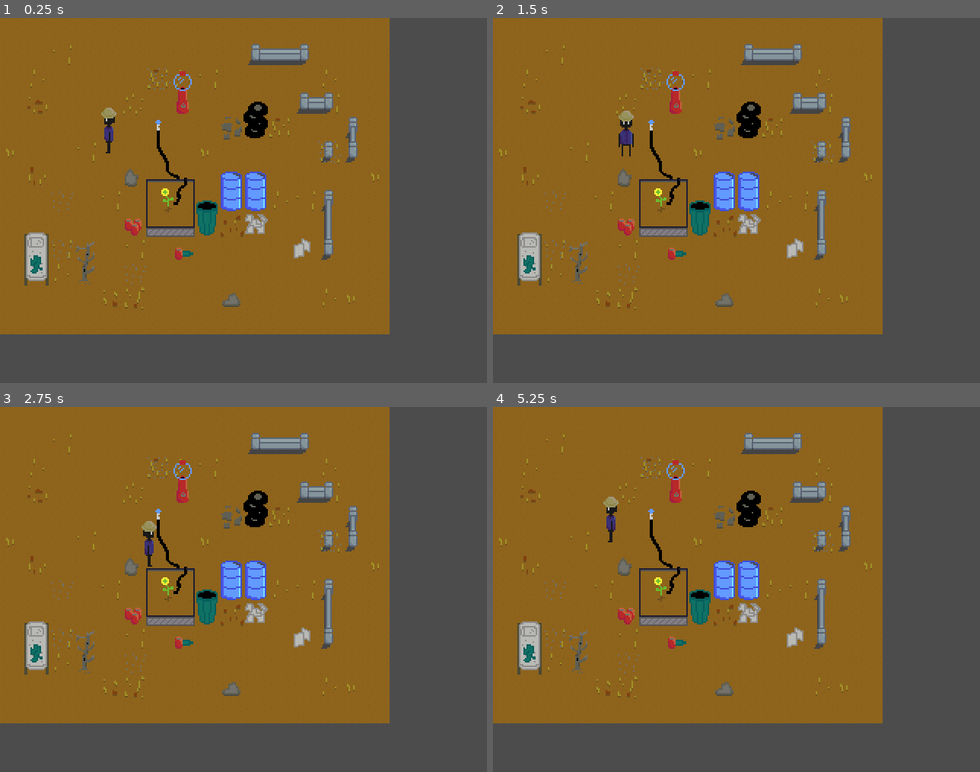
Above: before the commit, frames 1-4 (two rows, left to right).
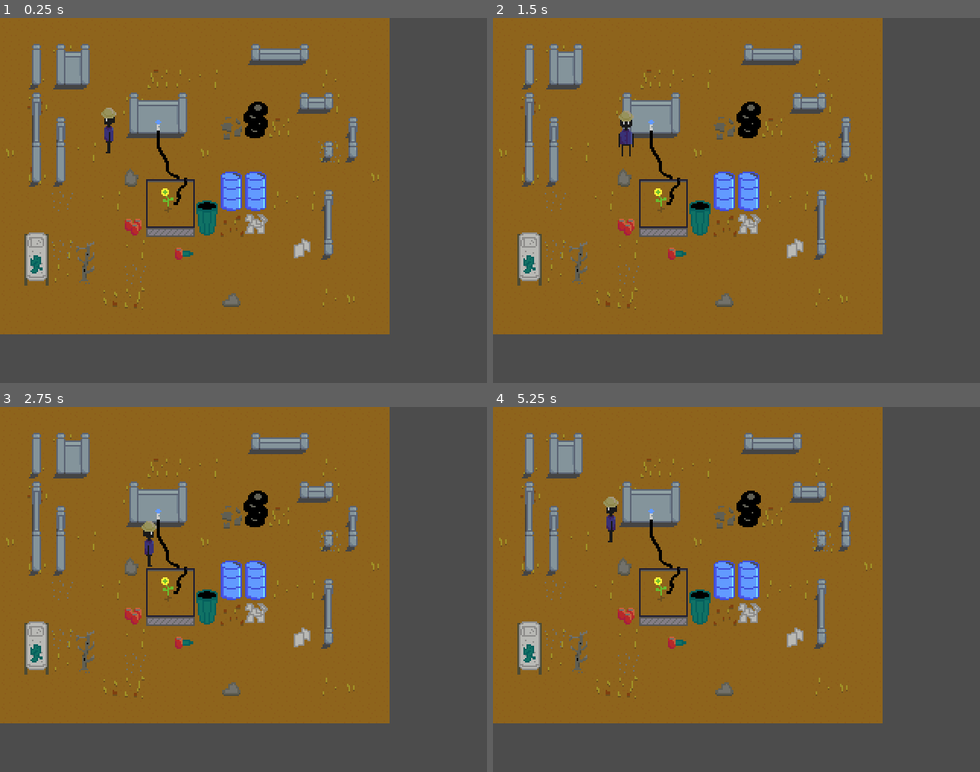
Above: after the commit, the same moments.

Repository: bassguitarbill/thrive
Game: Godot game, scene res://Level.tscn
Same seed, same stepped clock (60 frames per second), same inputs: the game is played once before the commit and once after it.
Inputs:
- Up to frame 1 (0.25 s): no input
- Up to frame 2 (1.5 s): tap Enter at 0.5 s; hold Right (ui_right) 0.53-1.28 s; hold Down (ui_down) from 1.28 s (still down)
- Up to frame 3 (2.75 s): release Down (ui_down) at 2.03 s; hold Right (ui_right) from 2.03 s (still down)
- Up to frame 4 (5.25 s): release Right (ui_right) at 2.78 s; hold Up (ui_up) 2.78-3.53 s; hold Left (ui_left) 3.53-5.03 s; hold Down (ui_down) from 5.03 s (still down)

The runs differ from the first frame. In frame 1, 3.2% of the frame differs, in the area x 5-40%, y 7-47%; in frame 2, 3.0%; in frame 3, 3.1%; in frame 4, 3.2%.

Commit message:
Hook the faucet to a wall

Diff:
--- a/Level.tscn
+++ b/Level.tscn
@@ -25,25 +25,25 @@
 0/shapes = [  ]
 0/z_index = 0
 
-[sub_resource type="ConvexPolygonShape2D" id=10]
-points = PoolVector2Array( 0, 0, 16, 0, 16, 16, 0, 16 )
-
-[sub_resource type="ConvexPolygonShape2D" id=11]
-points = PoolVector2Array( 0, 0, 16, 0, 16, 16, 0, 16 )
-
-[sub_resource type="ConvexPolygonShape2D" id=12]
-points = PoolVector2Array( 0, 0, 16, 0, 16, 16, 0, 16 )
-
-[sub_resource type="ConvexPolygonShape2D" id=13]
-points = PoolVector2Array( 0, 0, 16, 0, 16, 16, 0, 16 )
-
-[sub_resource type="ConvexPolygonShape2D" id=14]
-points = PoolVector2Array( 0, 0, 16, 0, 16, 16, 0, 16 )
-
-[sub_resource type="ConvexPolygonShape2D" id=15]
-points = PoolVector2Array( 0, 0, 16, 0, 16, 16, 0, 16 )
-
-[sub_resource type="TileSet" id=16]
+[sub_resource type="ConvexPolygonShape2D" id=2]
+points = PoolVector2Array( 0, 0, 16, 0, 16, 16, 0, 16 )
+
+[sub_resource type="ConvexPolygonShape2D" id=3]
+points = PoolVector2Array( 0, 0, 16, 0, 16, 16, 0, 16 )
+
+[sub_resource type="ConvexPolygonShape2D" id=4]
+points = PoolVector2Array( 0, 0, 16, 0, 16, 16, 0, 16 )
+
+[sub_resource type="ConvexPolygonShape2D" id=5]
+points = PoolVector2Array( 0, 0, 16, 0, 16, 16, 0, 16 )
+
+[sub_resource type="ConvexPolygonShape2D" id=6]
+points = PoolVector2Array( 0, 0, 16, 0, 16, 16, 0, 16 )
+
+[sub_resource type="ConvexPolygonShape2D" id=7]
+points = PoolVector2Array( 0, 0, 16, 0, 16, 16, 0, 16 )
+
+[sub_resource type="TileSet" id=8]
 0/name = "Flower.png 0"
 0/texture = ExtResource( 2 )
 0/tex_offset = Vector2( 0, 0 )
@@ -63,69 +63,69 @@
 "autotile_coord": Vector2( 2, 1 ),
 "one_way": false,
 "one_way_margin": 1.0,
-"shape": SubResource( 10 ),
+"shape": SubResource( 2 ),
 "shape_transform": Transform2D( 1, 0, 0, 1, 0, 0 )
 }, {
 "autotile_coord": Vector2( 2, 2 ),
 "one_way": false,
 "one_way_margin": 1.0,
-"shape": SubResource( 11 ),
+"shape": SubResource( 3 ),
 "shape_transform": Transform2D( 1, 0, 0, 1, 0, 0 )
 }, {
 "autotile_coord": Vector2( 3, 1 ),
 "one_way": false,
 "one_way_margin": 1.0,
-"shape": SubResource( 12 ),
+"shape": SubResource( 4 ),
 "shape_transform": Transform2D( 1, 0, 0, 1, 0, 0 )
 }, {
 "autotile_coord": Vector2( 3, 2 ),
 "one_way": false,
 "one_way_margin": 1.0,
-"shape": SubResource( 13 ),
+"shape": SubResource( 5 ),
 "shape_transform": Transform2D( 1, 0, 0, 1, 0, 0 )
 }, {
 "autotile_coord": Vector2( 1, 1 ),
 "one_way": false,
 "one_way_margin": 1.0,
-"shape": SubResource( 14 ),
+"shape": SubResource( 6 ),
 "shape_transform": Transform2D( 1, 0, 0, 1, 0, 0 )
 }, {
 "autotile_coord": Vector2( 0, 1 ),
 "one_way": false,
 "one_way_margin": 1.0,
-"shape": SubResource( 15 ),
+"shape": SubResource( 7 ),
 "shape_transform": Transform2D( 1, 0, 0, 1, 0, 0 )
 } ]
 0/z_index = 0
 
-[sub_resource type="ConvexPolygonShape2D" id=2]
-points = PoolVector2Array( 0, 0, 16, 0, 16, 16, 0, 16 )
-
-[sub_resource type="ConvexPolygonShape2D" id=3]
-points = PoolVector2Array( 0, 0, 16, 0, 16, 16, 0, 16 )
-
-[sub_resource type="ConvexPolygonShape2D" id=4]
-points = PoolVector2Array( 0, 0, 16, 0, 16, 16, 0, 16 )
-
-[sub_resource type="ConvexPolygonShape2D" id=5]
-points = PoolVector2Array( 0, 0, 16, 0, 16, 16, 0, 16 )
-
-[sub_resource type="ConvexPolygonShape2D" id=6]
-points = PoolVector2Array( 0, 0, 16, 0, 16, 16, 0, 16 )
-
-[sub_resource type="ConvexPolygonShape2D" id=7]
-points = PoolVector2Array( 0, 0, 16, 0, 16, 16, 0, 16 )
-
-[sub_resource type="ConvexPolygonShape2D" id=8]
+[sub_resource type="ConvexPolygonShape2D" id=9]
+points = PoolVector2Array( 0, 0, 16, 0, 16, 16, 0, 16 )
+
+[sub_resource type="ConvexPolygonShape2D" id=10]
+points = PoolVector2Array( 0, 0, 16, 0, 16, 16, 0, 16 )
+
+[sub_resource type="ConvexPolygonShape2D" id=11]
+points = PoolVector2Array( 0, 0, 16, 0, 16, 16, 0, 16 )
+
+[sub_resource type="ConvexPolygonShape2D" id=12]
+points = PoolVector2Array( 0, 0, 16, 0, 16, 16, 0, 16 )
+
+[sub_resource type="ConvexPolygonShape2D" id=13]
+points = PoolVector2Array( 0, 0, 16, 0, 16, 16, 0, 16 )
+
+[sub_resource type="ConvexPolygonShape2D" id=14]
+points = PoolVector2Array( 0, 0, 16, 0, 16, 16, 0, 16 )
+
+[sub_resource type="ConvexPolygonShape2D" id=15]
+points = PoolVector2Array( 0, 0, 16, 0, 16, 16, 0, 16 )
+
+[sub_resource type="ConvexPolygonShape2D" id=16]
 points = PoolVector2Array( 0, 0, 16, 0, 16, 16, 0, 16 )
 
 [sub_resource type="ConvexPolygonShape2D" id=17]
 points = PoolVector2Array( 0, 0, 16, 0, 16, 16, 0, 16 )
 
-[sub_resource type="ConvexPolygonShape2D" id=18]
-points = PoolVector2Array( 0, 0, 16, 0, 16, 16, 0, 16 )
-
-[sub_resource type="TileSet" id=9]
+[sub_resource type="TileSet" id=18]
 0/name = "Objects.png 0"
 0/texture = ExtResource( 4 )
 0/tex_offset = Vector2( 0, 0 )
@@ -145,55 +145,55 @@
 "autotile_coord": Vector2( 1, 1 ),
 "one_way": false,
 "one_way_margin": 1.0,
-"shape": SubResource( 2 ),
+"shape": SubResource( 9 ),
 "shape_transform": Transform2D( 1, 0, 0, 1, 0, 0 )
 }, {
 "autotile_coord": Vector2( 2, 1 ),
 "one_way": false,
 "one_way_margin": 1.0,
-"shape": SubResource( 3 ),
+"shape": SubResource( 10 ),
 "shape_transform": Transform2D( 1, 0, 0, 1, 0, 0 )
 }, {
 "autotile_coord": Vector2( 3, 1 ),
 "one_way": false,
 "one_way_margin": 1.0,
-"shape": SubResource( 4 ),
+"shape": SubResource( 11 ),
 "shape_transform": Transform2D( 1, 0, 0, 1, 0, 0 )
 }, {
 "autotile_coord": Vector2( 4, 1 ),
 "one_way": false,
 "one_way_margin": 1.0,
-"shape": SubResource( 5 ),
+"shape": SubResource( 12 ),
 "shape_transform": Transform2D( 1, 0, 0, 1, 0, 0 )
 }, {
 "autotile_coord": Vector2( 5, 1 ),
 "one_way": false,
 "one_way_margin": 1.0,
-"shape": SubResource( 6 ),
+"shape": SubResource( 13 ),
 "shape_transform": Transform2D( 1, 0, 0, 1, 0, 0 )
 }, {
 "autotile_coord": Vector2( 6, 1 ),
 "one_way": false,
 "one_way_margin": 1.0,
-"shape": SubResource( 7 ),
+"shape": SubResource( 14 ),
 "shape_transform": Transform2D( 1, 0, 0, 1, 0, 0 )
 }, {
 "autotile_coord": Vector2( 7, 1 ),
 "one_way": false,
 "one_way_margin": 1.0,
-"shape": SubResource( 8 ),
+"shape": SubResource( 15 ),
 "shape_transform": Transform2D( 1, 0, 0, 1, 0, 0 )
 }, {
 "autotile_coord": Vector2( 2, 6 ),
 "one_way": false,
 "one_way_margin": 1.0,
+"shape": SubResource( 16 ),
+"shape_transform": Transform2D( 1, 0, 0, 1, 0, 0 )
+}, {
+"autotile_coord": Vector2( 2, 7 ),
+"one_way": false,
+"one_way_margin": 1.0,
 "shape": SubResource( 17 ),
-"shape_transform": Transform2D( 1, 0, 0, 1, 0, 0 )
-}, {
-"autotile_coord": Vector2( 2, 7 ),
-"one_way": false,
-"one_way_margin": 1.0,
-"shape": SubResource( 18 ),
 "shape_transform": Transform2D( 1, 0, 0, 1, 0, 0 )
 } ]
 0/z_index = 0
@@ -219,12 +219,42 @@
 [sub_resource type="ConvexPolygonShape2D" id=25]
 points = PoolVector2Array( 0, 0, 16, 0, 16, 16, 0, 16 )
 
-[sub_resource type="TileSet" id=26]
+[sub_resource type="ConvexPolygonShape2D" id=26]
+points = PoolVector2Array( 0, 0, 16, 0, 16, 16, 0, 16 )
+
+[sub_resource type="ConvexPolygonShape2D" id=27]
+points = PoolVector2Array( 0, 0, 16, 0, 16, 16, 0, 16 )
+
+[sub_resource type="ConvexPolygonShape2D" id=28]
+points = PoolVector2Array( 0, 0, 16, 0, 16, 16, 0, 16 )
+
+[sub_resource type="ConvexPolygonShape2D" id=29]
+points = PoolVector2Array( 0, 0, 16, 0, 16, 16, 0, 16 )
+
+[sub_resource type="ConvexPolygonShape2D" id=30]
+points = PoolVector2Array( 0, 0, 16, 0, 16, 16, 0, 16 )
+
+[sub_resource type="ConvexPolygonShape2D" id=31]
+points = PoolVector2Array( 0, 0, 16, 0, 16, 16, 0, 16 )
+
+[sub_resource type="ConvexPolygonShape2D" id=32]
+points = PoolVector2Array( 0, 0, 16, 0, 16, 16, 0, 16 )
+
+[sub_resource type="ConvexPolygonShape2D" id=33]
+points = PoolVector2Array( 0, 0, 16, 0, 16, 16, 0, 16 )
+
+[sub_resource type="ConvexPolygonShape2D" id=34]
+points = PoolVector2Array( 0, 0, 16, 0, 16, 16, 0, 16 )
+
+[sub_resource type="ConvexPolygonShape2D" id=35]
+points = PoolVector2Array( 0, 0, 16, 0, 16, 16, 0, 16 )
+
+[sub_resource type="TileSet" id=36]
 0/name = "BlueWall.png 0"
 0/texture = ExtResource( 5 )
 0/tex_offset = Vector2( 0, 0 )
 0/modulate = Color( 1, 1, 1, 1 )
-0/region = Rect2( 16, 0, 112, 16 )
+0/region = Rect2( 16, 0, 112, 48 )
 0/tile_mode = 2
 0/autotile/icon_coordinate = Vector2( 0, 0 )
 0/autotile/tile_size = Vector2( 16, 16 )
@@ -277,6 +307,66 @@
 "one_way_margin": 1.0,
 "shape": SubResource( 25 ),
 "shape_transform": Transform2D( 1, 0, 0, 1, 0, 0 )
+}, {
+"autotile_coord": Vector2( 0, 1 ),
+"one_way": false,
+"one_way_margin": 1.0,
+"shape": SubResource( 26 ),
+"shape_transform": Transform2D( 1, 0, 0, 1, 0, 0 )
+}, {
+"autotile_coord": Vector2( 1, 1 ),
+"one_way": false,
+"one_way_margin": 1.0,
+"shape": SubResource( 27 ),
+"shape_transform": Transform2D( 1, 0, 0, 1, 0, 0 )
+}, {
+"autotile_coord": Vector2( 2, 1 ),
+"one_way": false,
+"one_way_margin": 1.0,
+"shape": SubResource( 28 ),
+"shape_transform": Transform2D( 1, 0, 0, 1, 0, 0 )
+}, {
+"autotile_coord": Vector2( 3, 1 ),
+"one_way": false,
+"one_way_margin": 1.0,
+"shape": SubResource( 29 ),
+"shape_transform": Transform2D( 1, 0, 0, 1, 0, 0 )
+}, {
+"autotile_coord": Vector2( 4, 1 ),
+"one_way": false,
+"one_way_margin": 1.0,
+"shape": SubResource( 30 ),
+"shape_transform": Transform2D( 1, 0, 0, 1, 0, 0 )
+}, {
+"autotile_coord": Vector2( 5, 1 ),
+"one_way": false,
+"one_way_margin": 1.0,
+"shape": SubResource( 31 ),
+"shape_transform": Transform2D( 1, 0, 0, 1, 0, 0 )
+}, {
+"autotile_coord": Vector2( 0, 2 ),
+"one_way": false,
+"one_way_margin": 1.0,
+"shape": SubResource( 32 ),
+"shape_transform": Transform2D( 1, 0, 0, 1, 0, 0 )
+}, {
+"autotile_coord": Vector2( 1, 2 ),
+"one_way": false,
+"one_way_margin": 1.0,
+"shape": SubResource( 33 ),
+"shape_transform": Transform2D( 1, 0, 0, 1, 0, 0 )
+}, {
+"autotile_coord": Vector2( 2, 2 ),
+"one_way": false,
+"one_way_margin": 1.0,
+"shape": SubResource( 34 ),
+"shape_transform": Transform2D( 1, 0, 0, 1, 0, 0 )
+}, {
+"autotile_coord": Vector2( 3, 2 ),
+"one_way": false,
+"one_way_margin": 1.0,
+"shape": SubResource( 35 ),
+"shape_transform": Transform2D( 1, 0, 0, 1, 0, 0 )
 } ]
 0/z_index = 0
 
@@ -291,17 +381,17 @@
 [node name="YSort" type="YSort" parent="."]
 
 [node name="Flowerbed" type="TileMap" parent="YSort"]
-tile_set = SubResource( 16 )
+tile_set = SubResource( 8 )
 cell_size = Vector2( 16, 16 )
 format = 1
 tile_data = PoolIntArray( 393222, 0, 2, 393223, 0, 3, 458758, 0, 65538, 458759, 0, 65539, 524294, 0, 131074, 524295, 0, 131075 )
 
 [node name="Objects" type="TileMap" parent="YSort"]
-tile_set = SubResource( 9 )
+tile_set = SubResource( 18 )
 cell_size = Vector2( 16, 16 )
 cell_y_sort = true
 format = 1
-tile_data = PoolIntArray( 131078, 0, 196615, 131079, 0, 6, 196615, 0, 65542, 196618, 0, 5, 262150, 0, 327680, 262153,  …(461 unchanged characters)…
+tile_data = PoolIntArray( 196618, 0, 5, 262150, 0, 327680, 262153,  …(461 unchanged characters)…
 
 [node name="Gardener" parent="YSort/Objects" instance=ExtResource( 3 )]
 position = Vector2( 72, 88 )
@@ -314,7 +404,7 @@
 frame = 14
 
 [node name="Walls" type="TileMap" parent="YSort"]
-tile_set = SubResource( 26 )
+tile_set = SubResource( 36 )
 cell_size = Vector2( 16, 16 )
 format = 1
-tile_data = PoolIntArray( 65546, 0, 1, 65547, 0, 3, 65548, 0, 2, 196620, 0, 1, 196621, 0, 2, 262158, 0, 5, 327693, 0, 0, 327694, 0, 4, 458765, 0, 5, 524301, 0, 6, 589837, 0, 4 )
+tile_data = PoolIntArray( 65537, 0, 65536, 65538, 0, 65537, 65539, 0, 65538, 65546, 0, 1, 65547, 0, 3, 65548, 0, 2, 131073, 0, 131072, 131074, 0, 131073, 131075, 0, 131074, 196609, 0, 65541, 196613, 0, 65537, 196614, 0, 65539, 196615, 0, 65538, 196620, 0, 1, 196621, 0, 2, 262145, 0, 6, 262146, 0, 65541, 262149, 0, 131073, 262150, 0, 131075, 262151, 0, 131074, 262158, 0, 5, 327681, 0, 65540, 327682, 0, 65540, 327693, 0, 0, 327694, 0, 4, 393217, 0, 131072, 393218, 0, 131072, 458765, 0, 5, 524301, 0, 6, 589837, 0, 4 )
Binary file changed: BlueWall.aseprite
Binary file changed: BlueWall.png
Not shown: 1 places in Level.tscn that only renumber resources
